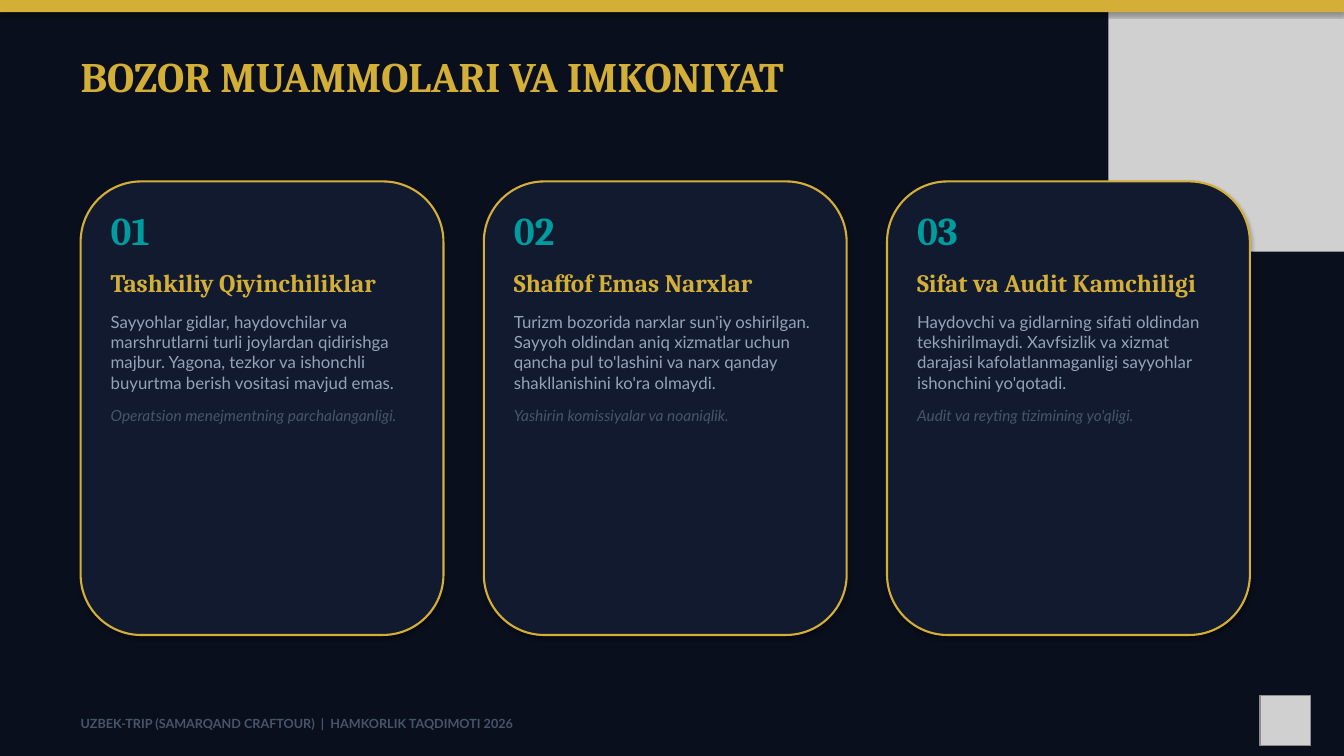
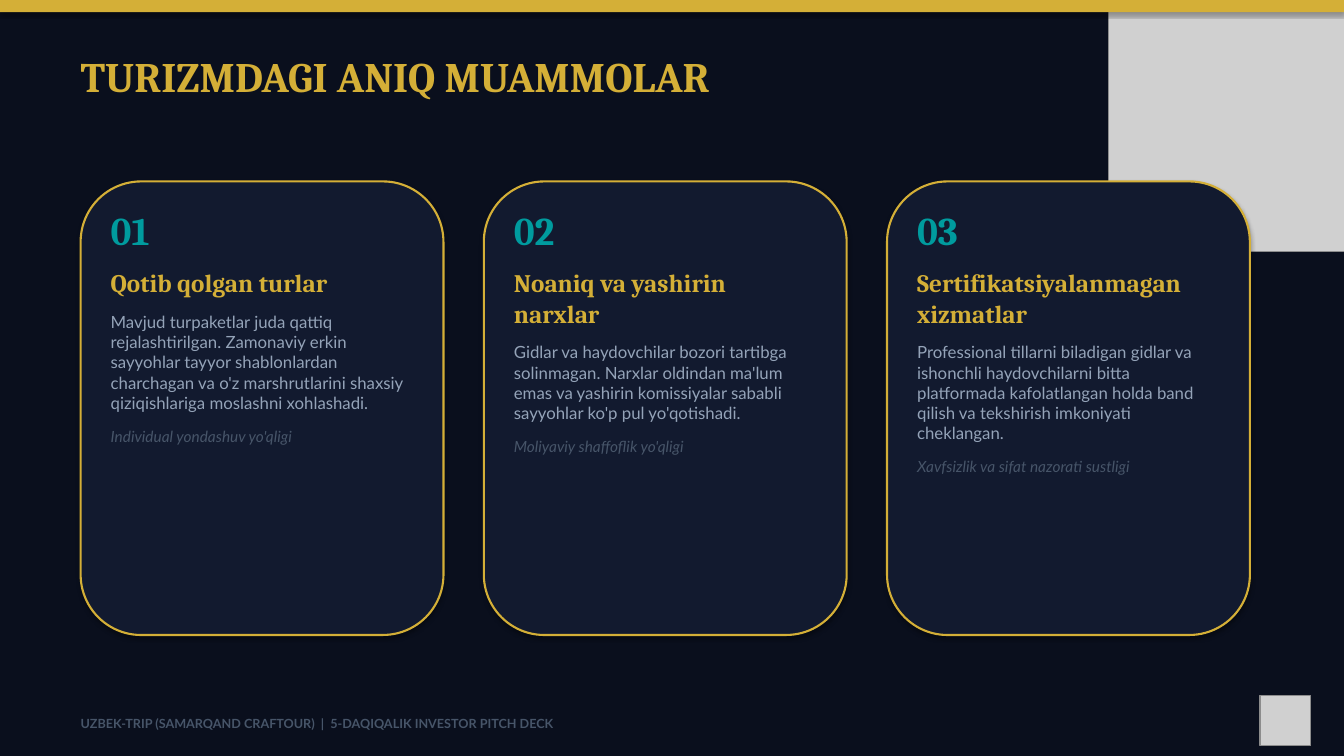
Before and after one commit to mikemukhriddin-hub/uzbek-trip-, a slide deck: slide 2 of Samarqand_CrafTour_Investor_Pitch_Deck.pptx. Drawn at 1344x756 pixels with LibreOffice and Linux fonts; fonts in the diff are those of the drawing; grey boxes stand for pictures. Boxes give left, top, right and bottom in pixels: in the first picture for what was removed or moved away, otherwise in the second. Text is boxed around its words. In the diff, an @@ line names an element or a change of style, - is before the commit and + after.

Commit message:
docs: adjust pitch deck to 5-minute investor presentation format

```diff
--- a/Samarqand_CrafTour_Investor_Pitch_Deck.pptx
+++ b/Samarqand_CrafTour_Investor_Pitch_Deck.pptx
@@ text at <box>81,63,710,100</box>: text changed @@
-BOZOR MUAMMOLARI VA IMKONIYAT
+TURIZMDAGI ANIQ MUAMMOLAR
@@ text at <box>111,274,403,445</box>: text changed @@
-Tashkiliy Qiyinchiliklar
-Sayyohlar gidlar, haydovchilar va marshrutlarni turli joylardan qidirishga majbur. Yagona, tezkor va ishonchli buyurtma berish vositasi mavjud emas.
-Operatsion menejmentning parchalanganligi.
+Qotib qolgan turlar
+Mavjud turpaketlar juda qattiq rejalashtirilgan. Zamonaviy erkin sayyohlar tayyor shablonlardan charchagan va o'z marshrutlarini shaxsiy qiziqishlariga moslashni xohlashadi.
+Individual yondashuv yo'qligi
@@ text at <box>514,274,786,455</box>: text changed @@
-Shaffof Emas Narxlar
-Turizm bozorida narxlar sun'iy oshirilgan. Sayyoh oldindan aniq xizmatlar uchun qancha pul to'lashini va narx qanday shakllanishini ko'ra olmaydi.
-Yashirin komissiyalar va noaniqlik.
+Noaniq va yashirin narxlar
+Gidlar va haydovchilar bozori tartibga solinmagan. Narxlar oldindan ma'lum emas va yashirin komissiyalar sababli sayyohlar ko'p pul yo'qotishadi.
+Moliyaviy shaffoflik yo'qligi
@@ text at <box>917,274,1193,475</box>: text changed @@
-Sifat va Audit Kamchiligi
-Haydovchi va gidlarning sifati oldindan tekshirilmaydi. Xavfsizlik va xizmat darajasi kafolatlanmaganligi sayyohlar ishonchini yo'qotadi.
-Audit va reyting tizimining yo'qligi.
+Sertifikatsiyalanmagan xizmatlar
+Professional tillarni biladigan gidlar va ishonchli haydovchilarni bitta platformada kafolatlangan holda band qilish va tekshirish imkoniyati cheklangan.
+Xavfsizlik va sifat nazorati sustligi
@@ text at <box>81,718,554,730</box>: text changed @@
-UZBEK-TRIP (SAMARQAND CRAFTOUR) | HAMKORLIK TAQDIMOTI 2026
+UZBEK-TRIP (SAMARQAND CRAFTOUR) | 5-DAQIQALIK INVESTOR PITCH DECK
```
Also in this commit, not shown: 1 other slide changed, 5 slides added, 10 slides removed, 2 other files.
